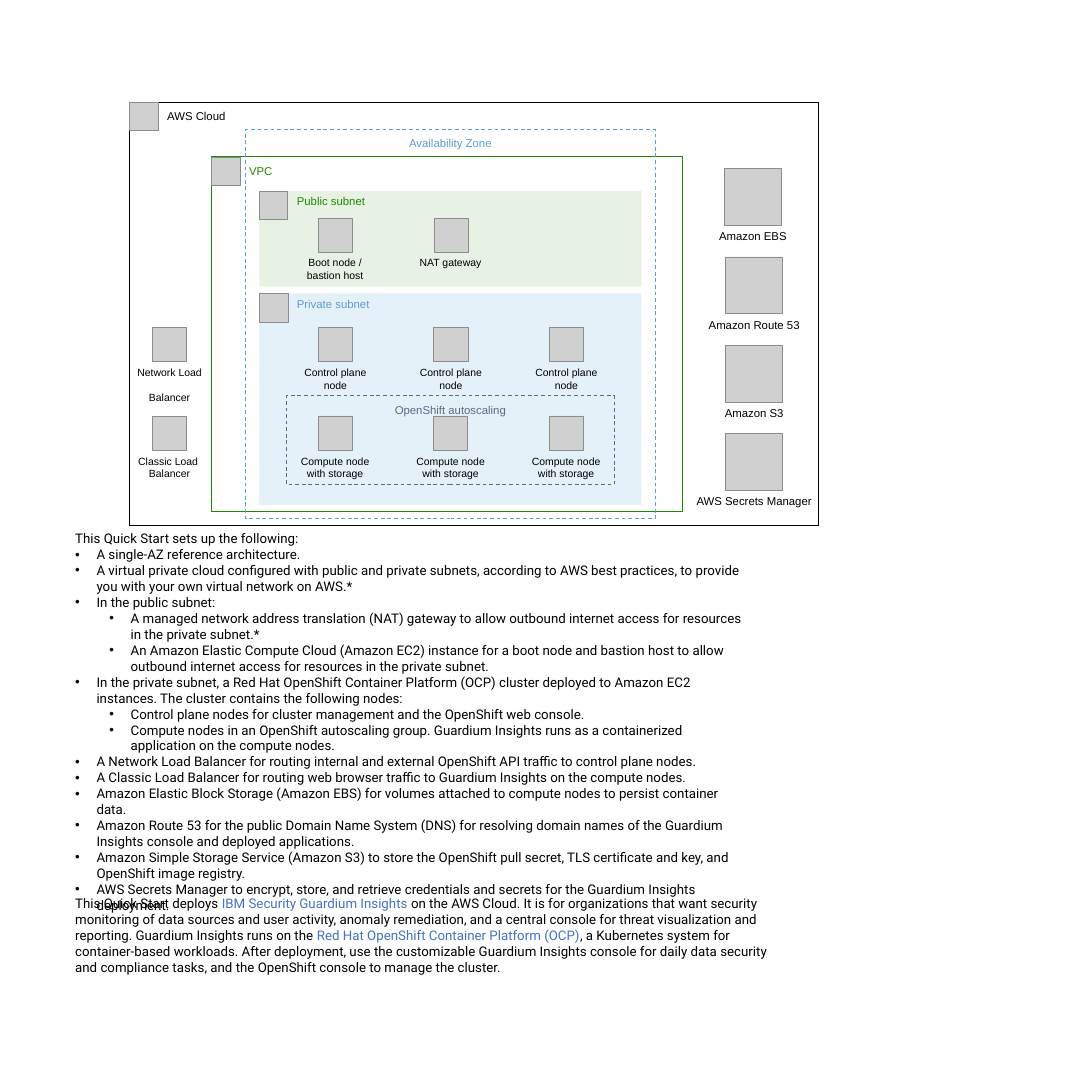
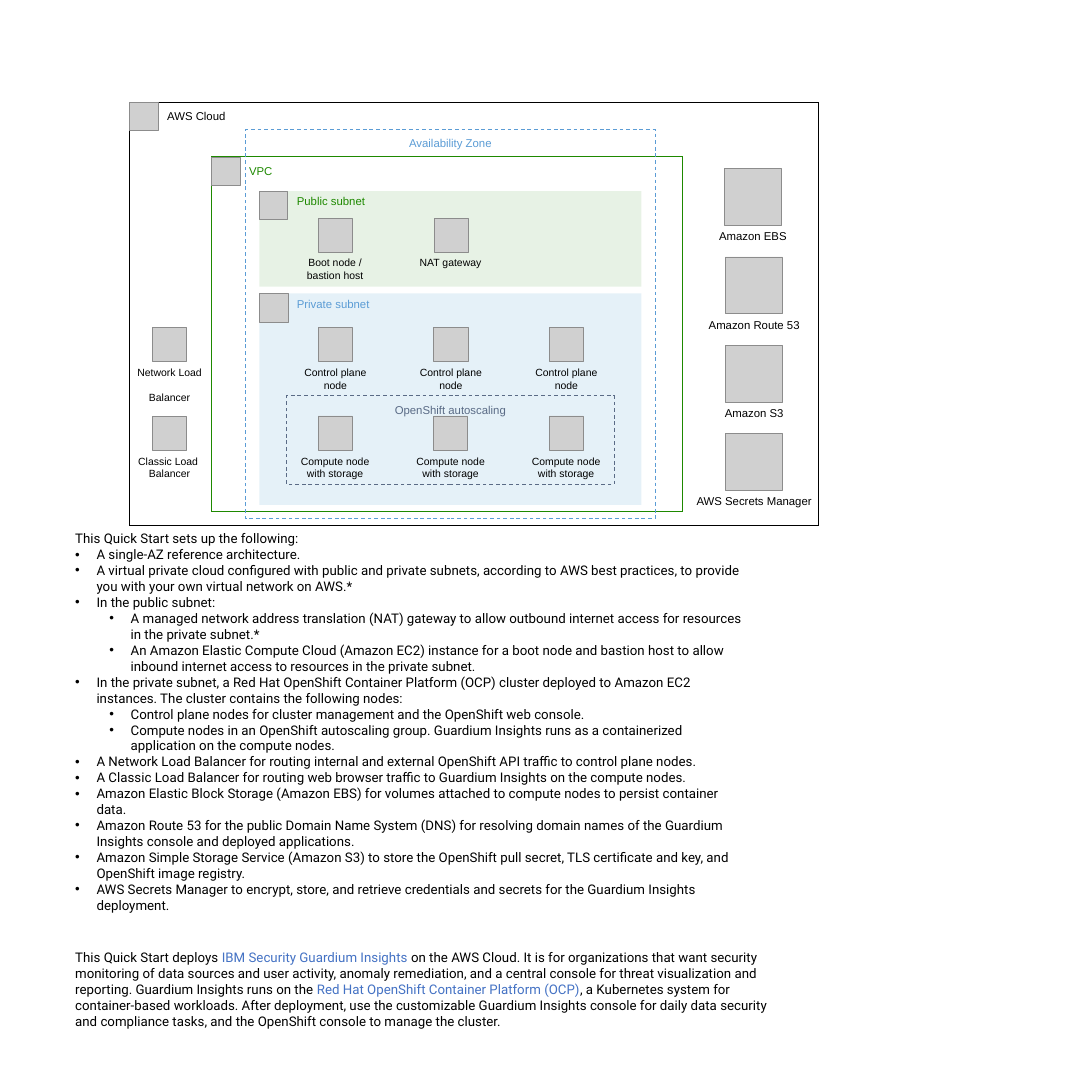
Before and after one commit to aws-quickstart/quickstart-ibm-security-guardium-insights, a slide deck: slide 1 of docs/deployment_guide/images/guardium-insights-architecture-diagram.pptx. Drawn at 1092x1092 pixels with LibreOffice and Linux fonts; fonts in the diff are those of the drawing; grey boxes stand for pictures. Boxes give left, top, right and bottom in pixels: in the first picture for what was removed or moved away, otherwise in the second. Text is boxed around its words. In the diff, an @@ line names an element or a change of style, - is before the commit and + after.

Commit message:
TW edits after Partner review

```diff
--- a/docs/deployment_guide/images/guardium-insights-architecture-diagram.pptx
+++ b/docs/deployment_guide/images/guardium-insights-architecture-diagram.pptx
@@ text at box(131, 644, 724, 674): text changed @@
-  • An Amazon Elastic Compute Cloud (Amazon EC2) instance for a boot node and bastion host to allow outbound internet access for resources in the private subnet.
+  • An Amazon Elastic Compute Cloud (Amazon EC2) instance for a boot node and bastion host to allow inbound internet access to resources in the private subnet.
@@ text "This Quick Start deploys IBM ...": place and size @@
-text "This Quick Start deploys IBM ..." at box(75, 896, 767, 975)
+text "This Quick Start deploys IBM ..." at box(75, 952, 767, 1029)
```
Also in this commit, not shown: 3 other files.
